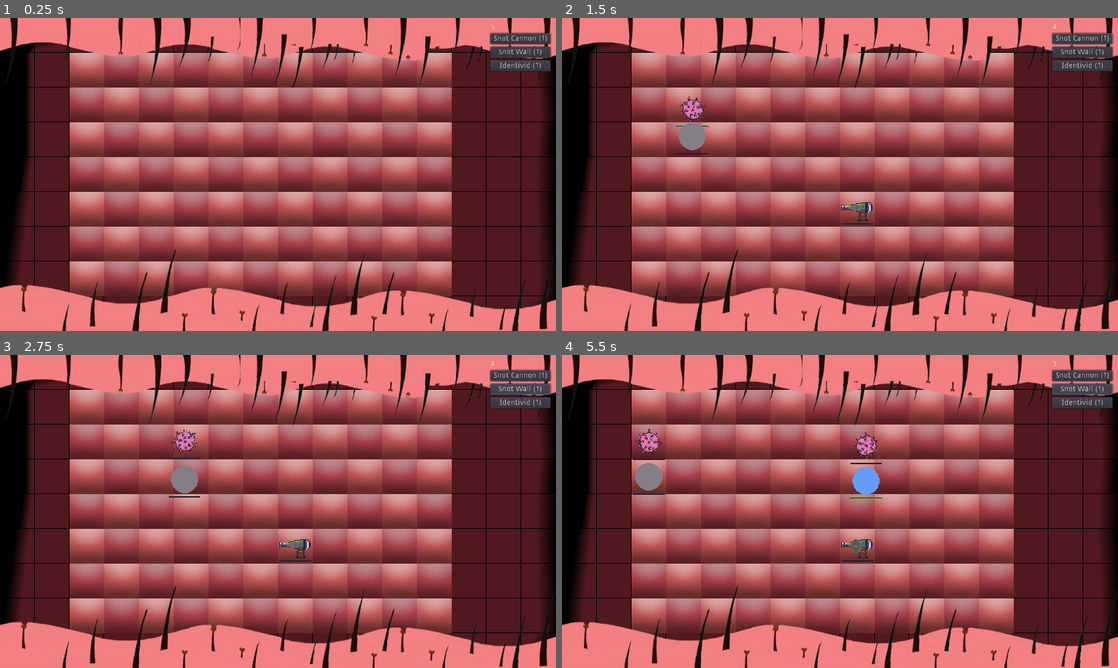
Above: before the commit, frames 1-4 (two rows, left to right).
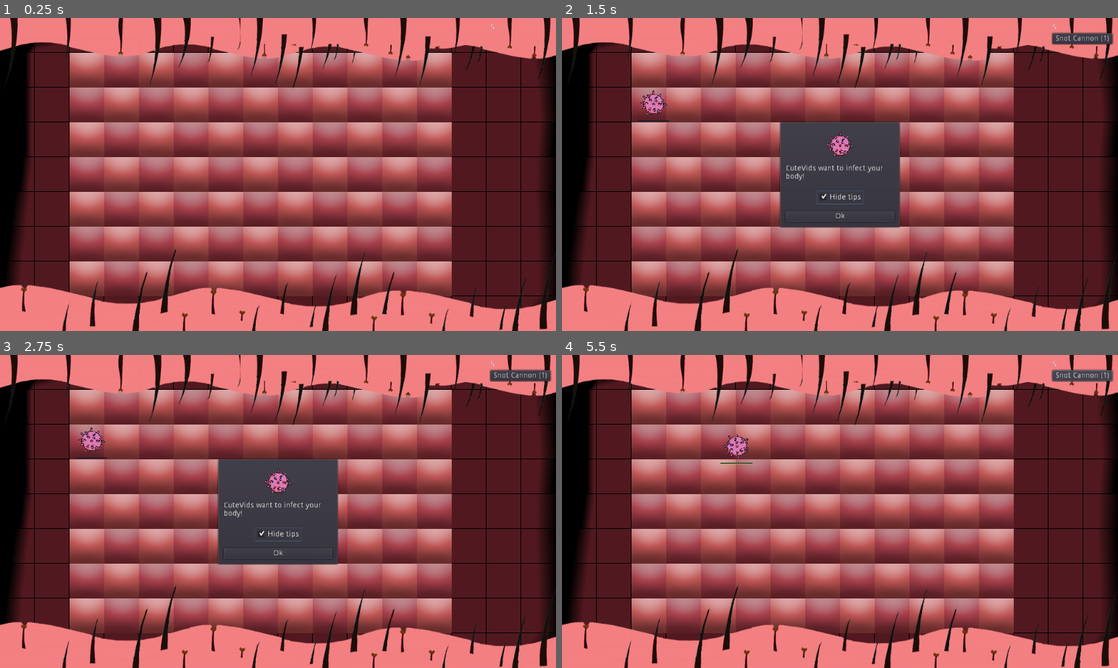
Above: after the commit, the same moments.

Repository: TeamKebab/GodotWildJam23
Game: Godot game, scene res://src/Main.tscn
The game is run twice, just before and just after one commit, with the same random seed, the same clock (stepped at 60 frames per second) and the same inputs.
Inputs (mouse positions are in pixels of both pictures, inside the frame that each line leads up to):
- Up to frame 1 (0.25 s): no input
- Up to frame 2 (1.5 s): click (1084, 39) at 0.5 s, where only the run before the commit has a clickable "Snot Cannon (1)"; click (840, 196) at 1.25 s, where only the run after the commit has a clickable "Hide tips"
- Up to frame 3 (2.75 s): click (522, 389) at 2 s, where only the run before the commit has a clickable "Snot Wall (1)"
- Up to frame 4 (5.5 s): click (1084, 401) at 2.75 s, where only the run before the commit has a clickable "Identivid (1)"; click (840, 552) at 3.5 s, where only the run after the commit has a clickable "Ok"; click "Snot Cannon (1)" at 4.25 s; click "Snot Wall (1)" (after the commit: "Snot Cannon (1)") at 5 s

The runs differ from the first frame. In frame 1, 1.3% of the frame differs, in the area x 88-100%, y 4-18%; in frame 2, 8.9%, in the area x 13-100%, y 2-68%; in frame 3, 8.9%; in frame 4, 2.5%.

Commit message:
tutorial

Diff:
--- a/src/AntiBodies.gd
+++ b/src/AntiBodies.gd
@@ -1,10 +1,6 @@
 extends Node2D
 
 
-func _ready():
-	Player.connect("game_over", self, "_on_game_over")
-
-
-func _on_game_over() -> void:
+func restart()-> void:
 	for defense in get_children():
 		defense.queue_free()
--- a/src/Defenses.gd
+++ b/src/Defenses.gd
@@ -1,10 +1,6 @@
 extends YSort
 
 
-func _ready():
-	Player.connect("game_over", self, "_on_game_over")
-
-
-func _on_game_over() -> void:
-	for defense in get_children():
-		defense.queue_free()
+func restart()-> void:
+	for antibodies in get_children():
+		antibodies.queue_free()
--- a/src/GUI.gd
+++ b/src/GUI.gd
@@ -1,19 +1,50 @@
 extends Node
+
+
+enum Defense {
+	SNOT_CANNON,
+	SNOT_WALL,
+	HAIR,
+	IDENTIVID,
+	DOUBLE_CANNON
+}
 
 
 var buying_defense : Area2D = null
 
 
+onready var game = find_parent("Game")
+onready var grid : Grid = game.find_node("Grid")
+onready var defense_container : Node2D = game.find_node("Defenses")
 onready var button_container : Container = find_node("ButtonContainer")
-onready var defense_container : Node2D = find_parent("Game").find_node("Defenses")
-onready var grid : Grid = find_parent("Game").find_node("Grid")
 onready var game_over_panel : Control = find_node("GameOverPanel")
+onready var tutorial: Control = find_node("Tutorial")
+
+
+onready var buttons = {
+	Defense.SNOT_CANNON : button_container.find_node("CannonButton"),
+	Defense.SNOT_WALL : button_container.find_node("WallButton"),
+	Defense.IDENTIVID : button_container.find_node("IdentividButton"),
+}
 
 func _ready() -> void:
 	Player.connect("game_over", self, "_on_game_over")
 	for node in button_container.get_children():
 		if node is BuyButton:
 			node.connect("pressed", self, "_on_BuyButton_pressed", [node])
+
+
+func show_button(defense):
+	buttons[defense].show()
+
+
+func show_tooltip(Tooltip):
+	if not Player.show_tips:
+		return
+
+	var tooltip = Tooltip.instance()
+	tutorial.add_child(tooltip)
+	get_tree().paused = true
 
 
 func _on_BuyButton_pressed(button : BuyButton) -> void:
@@ -56,4 +87,9 @@
 
 func _on_RestartButton_pressed():
 	game_over_panel.hide()
-	Player.restart()
+
+	for node in button_container.get_children():
+		if node is BuyButton:
+			node.hide()
+
+	game.restart()
--- /dev/null
+++ b/src/Main.gd
@@ -0,0 +1,235 @@
+extends Node
+
+enum Virus {
+	CUTEVID,
+	OGREVID,
+	GHOSTVID,
+	FIREVID,
+	FLYVID,
+	QUEENVID,
+}
+
+enum Defense {
+	SNOT_CANNON,
+	SNOT_WALL,
+	HAIR,
+	IDENTIVID,
+	DOUBLE_CANNON
+}
+
+
+const WAVES = [
+	{
+		"wait": 0.5,
+		"times": 1,
+		"virus":[
+			{
+				"type": Virus.CUTEVID,
+				"row": 1
+			}
+		]
+	},
+	{
+		"wait": 0.1,
+		"tooltip": preload("res://src/gui/tutorial/CuteVid.tscn")
+	},
+	{
+		"gui": Defense.SNOT_CANNON
+	},
+	{
+		"wait": 0.1,
+		"tooltip": preload("res://src/gui/tutorial/Antibodies1.tscn")
+	},
+	{
+		"wait": 0.1,
+		"tooltip": preload("res://src/gui/tutorial/SnotCannon.tscn")
+	},
+	{
+		"wait": 6,
+		"tooltip": preload("res://src/gui/tutorial/Antibodies2.tscn")
+	},
+	{
+		"gui": Defense.SNOT_WALL
+	},
+	{
+		"gui": Defense.IDENTIVID
+	},
+	{
+		"wait": 1,
+		"spots" : {
+			"min_cooldown": 10,
+			"max_cooldown": 20,
+			"heal_time": 10
+		}
+	},
+	{
+		"wait": 5,
+		"times": 1,
+		"virus":[
+			{
+				"type": Virus.CUTEVID,
+				"row": 1
+			},
+			{
+				"type": Virus.GHOSTVID,
+				"row": 2
+			}
+		]
+	},
+	{
+		"wait": 5,
+		"times": 2,
+		"virus":[
+			Virus.CUTEVID,
+		]
+	}
+]
+
+# WAVE REFERENCE
+var wave_reference = [
+	# enable a button (immediately)
+	{
+		"gui": Defense.SNOT_WALL
+	},
+	# spawn some viruses (specific row)
+	{
+		"wait": 0.5,# wait 0.5 seconds before spawning
+		"times": 1, # repeat this wave 1 time
+		"virus":[
+			{
+				"type": Virus.CUTEVID,
+				"row": 1
+			},
+			{
+				"type": Virus.CUTEVID,
+				"row": 2
+			}
+		]
+	},
+	# spawn some viruses (random rows)
+	{
+		"wait": 5,  # wait 5 seconds before spawning
+		"times": 2, # repeat this wave 2 times
+		"virus":[
+			Virus.CUTEVID,
+			Virus.CUTEVID,
+		]
+	},
+	# show a tooltip and pause
+	{
+		"wait": 0.1,# wait 0.1 seconds before showing the tooltip
+		"tooltip": preload("res://src/gui/tutorial/CuteVid.tscn")
+	},
+	# start spawning spots
+	{
+		"wait": 1, 				# wait 1 second before starting the spot spawner
+		"spots" : {
+			"min_cooldown": 10, # minimum seconds before spawning a new spot (optional)
+			"max_cooldown": 20, # maximum seconds before spawning a new spot (optional)
+			"heal_time": 10		# stop heal time (optional)
+		}
+	},
+	# spawn some spots
+	{
+		"wait": 0.5,# wait 0.5 seconds before spawning the spots
+		"spots": [
+			{
+				"x": 0, 		# spawn at this column
+				"y": 0, 		# spawn at this row
+				"heal_time": 10 # time to heal (optional)
+			}
+		]
+	},
+]
+
+var waves_left = []
+
+
+onready var gui = $GUI
+onready var spot_spawner = $SpotSpawner
+onready var wave_spawner = $WaveSpawner
+onready var antibodies = $AntiBodies
+onready var defenses = $Defenses
+
+onready var timer : Timer = $Timer
+
+
+func _ready() -> void:
+	Player.connect("game_over", self, "_on_game_over")
+	Player.connect("restart", self, "_on_restart")
+
+	timer.connect("timeout", self, "_on_Timer_timeout")
+	wave_spawner.connect("virus_destroyed", self, "_on_wave_destroyed")
+	restart()
+
+
+func restart() -> void:
+	Player.restart()
+
+	defenses.restart()
+	antibodies.restart()
+	wave_spawner.restart()
+	spot_spawner.restart()
+
+	waves_left = WAVES.duplicate(true)
+	_setup_wavelet(waves_left[0])
+
+	get_tree().set_deferred("paused", false)
+
+
+func _on_game_over() -> void:
+	timer.stop()
+	get_tree().paused = true
+
+
+func _on_wave_destroyed() -> void:
+	if waves_left.empty():
+		Player.game_over()
+
+
+func _on_Timer_timeout():
+	var wave = waves_left[0]
+	_trigger_wave(wave)
+
+
+func _trigger_wave(wave):
+	if "times" in wave and wave.times > 1:
+		wave.times -= 1
+	else:
+		waves_left.remove(0)
+
+	_spawn_wavelet(wave)
+
+	if not waves_left.empty():
+		_setup_wavelet(waves_left[0])
+
+
+func _setup_wavelet(wave):
+	if "wait" in wave:
+		timer.start(wave.wait)
+	else:
+		_trigger_wave(wave)
+
+
+func _spawn_wavelet(wave):
+	if "virus" in wave:
+		wave_spawner.spawn_virus(wave.virus)
+
+	if "spots" in wave:
+		if wave.spots is Array:
+			spot_spawner.spawn(wave.spots)
+		else:
+			if "min_cooldown" in wave.spots:
+				spot_spawner.min_seconds = wave.spots.min_cooldown
+			if "max_cooldown" in wave.spots:
+				spot_spawner.max_seconds = wave.spots.max_cooldown
+			if "heal_time" in wave.spots:
+				spot_spawner.heal_time = wave.spots.heal_time
+
+			spot_spawner.start()
+
+	if "gui" in wave:
+		gui.show_button(wave.gui)
+
+	if "tooltip" in wave:
+		gui.show_tooltip(wave.tooltip)
--- a/src/Main.tscn
+++ b/src/Main.tscn
@@ -15,8 +15,13 @@
 [ext_resource path="res://src/entities/defenses/IdentividPlaceholder.tscn" type="PackedScene" id=13]
 [ext_resource path="res://src/entities/defenses/SnotWallPlaceholder.tscn" type="PackedScene" id=14]
 [ext_resource path="res://assets/music/vids_1.ogg" type="AudioStream" id=15]
+[ext_resource path="res://src/Main.gd" type="Script" id=16]
 
 [node name="Game" type="Node"]
+script = ExtResource( 16 )
+
+[node name="Timer" type="Timer" parent="."]
+one_shot = true
 
 [node name="AudioStreamPlayer2D" type="AudioStreamPlayer2D" parent="."]
 position = Vector2( 512, 288 )
@@ -49,13 +54,8 @@
 [node name="Defenses" type="YSort" parent="."]
 script = ExtResource( 11 )
 
-[node name="WaveSpawner" type="Node2D" parent="."]
+[node name="WaveSpawner" type="YSort" parent="."]
 script = ExtResource( 1 )
-
-[node name="Virus" type="YSort" parent="WaveSpawner"]
-
-[node name="Timer" type="Timer" parent="WaveSpawner"]
-one_shot = true
 
 [node name="Top" type="TextureRect" parent="."]
 anchor_right = 1.0
@@ -112,28 +112,36 @@
 [node name="ButtonContainer" type="VBoxContainer" parent="GUI/ToolBar/VBoxContainer"]
 margin_top = 18.0
 margin_right = 111.0
-margin_bottom = 88.0
+margin_bottom = 18.0
 size_flags_horizontal = 3
 custom_constants/separation = 5
 
 [node name="CannonButton" parent="GUI/ToolBar/VBoxContainer/ButtonContainer" instance=ExtResource( 7 )]
+visible = false
 margin_right = 111.0
 text = "Snot Cannon (1)"
 placeholder_type = ExtResource( 8 )
 
 [node name="WallButton" parent="GUI/ToolBar/VBoxContainer/ButtonContainer" instance=ExtResource( 7 )]
-margin_top = 25.0
+visible = false
 margin_right = 111.0
-margin_bottom = 45.0
 text = "Snot Wall (1)"
 placeholder_type = ExtResource( 14 )
 
 [node name="IdentividButton" parent="GUI/ToolBar/VBoxContainer/ButtonContainer" instance=ExtResource( 7 )]
-margin_top = 50.0
+visible = false
 margin_right = 111.0
-margin_bottom = 70.0
 text = "Identivid (1)"
 placeholder_type = ExtResource( 13 )
+
+[node name="Tutorial" type="Control" parent="GUI"]
+pause_mode = 2
+anchor_right = 1.0
+anchor_bottom = 1.0
+mouse_filter = 2
+__meta__ = {
+"_edit_use_anchors_": false
+}
 
 [node name="GameOverPanel" type="PanelContainer" parent="GUI"]
 pause_mode = 2
--- a/src/Player.gd
+++ b/src/Player.gd
@@ -1,7 +1,6 @@
 extends Node
 
 signal game_over
-signal restart
 signal antibodies_changed(new_antibodies)
 
 const ANTIBODIES = 5
@@ -9,6 +8,7 @@
 
 var antibodies: int = ANTIBODIES setget set_antibodies
 var multiplier: float = MULTIPLIER
+var show_tips: bool = true
 
 var rng = RandomNumberGenerator.new()
 
@@ -34,12 +34,8 @@
 
 func game_over() -> void:
 	emit_signal("game_over")
-	get_tree().paused = true
 
 
 func restart() -> void:
 	set_antibodies(ANTIBODIES)
 	multiplier = MULTIPLIER
-
-	get_tree().paused = false
-	emit_signal("restart")
--- a/src/SpotSpawner.gd
+++ b/src/SpotSpawner.gd
@@ -6,6 +6,7 @@
 
 export var min_seconds : int = 10
 export var max_seconds : int = 20
+export var heal_time : int = 30
 
 
 onready var grid : Grid = find_parent("Game").find_node("Grid")
@@ -15,20 +16,17 @@
 
 func _ready() -> void:
 	timer.connect("timeout", self, "_on_Timer_timeout")
-	Player.connect("game_over", self, "_on_game_over")
-	Player.connect("restart", self, "_on_restart")
 
+
+func start() -> void:
 	timer.start(rand_range (min_seconds, max_seconds))
 
-func _on_game_over() -> void:
+
+func restart() -> void:
 	timer.stop()
 
 	for spot in container.get_children():
 		spot.queue_free()
-
-
-func _on_restart() -> void:
-	timer.start(rand_range (min_seconds, max_seconds))
 
 
 func _on_Timer_timeout() -> void:
@@ -36,8 +34,29 @@
 	timer.start(rand_range (min_seconds, max_seconds))
 
 
+func spawn(spots: Array):
+	for options in spots:
+		var cell = Vector2(options.x, options.y)
+
+		var spot = SoreSpot.instance()
+		spot.hide()
+		container.add_child(spot)
+
+		if "heal_time" in options:
+			spot.duration = options.heal_time
+
+		var position = grid.grid_to_world(cell)
+		spot.global_position = position
+
+		if _can_place(spot):
+			spot.show()
+		else:
+			spot.queue_free()
+
+
 func _spawn() -> void:
 	var spot = SoreSpot.instance()
+	spot.duration = heal_time
 	spot.hide()
 	container.add_child(spot)
 
--- a/src/WaveSpawner.gd
+++ b/src/WaveSpawner.gd
@@ -1,9 +1,16 @@
 extends Node2D
+
+
+signal virus_destroyed
+
 
 enum Virus {
 	CUTEVID,
 	OGREVID,
 	GHOSTVID,
+	FIREVID,
+	FLYVID,
+	QUEENVID,
 }
 
 const VIRUS = {
@@ -12,108 +19,38 @@
 	Virus.GHOSTVID : preload("res://src/entities/virus/Ghostvid.tscn"),
 }
 
-const WAVES = [
-	{
-		"wait": 0.5,
-		"times": 1,
-		"virus":[
-			{
-				"type": Virus.CUTEVID,
-				"row": 1
-			},
-			{
-				"type": Virus.GHOSTVID,
-				"row": 2
-			}
-		]
-	},
-	{
-		"wait": 5,
-		"times": 1,
-		"virus":[
-			{
-				"type": Virus.CUTEVID,
-				"row": 1
-			},
-			{
-				"type": Virus.GHOSTVID,
-				"row": 2
-			}
-		]
-	},
-	{
-		"wait": 5,
-		"times": 2,
-		"virus":[
-			Virus.CUTEVID,
-		]
-	}
-]
-
-var waves_left = []
 
 onready var grid : Grid = find_parent("Game").find_node("Grid")
-onready var container: YSort = $Virus
-onready var timer: Timer = $Timer
 
 
 func _ready() -> void:
 	Player.connect("game_over", self, "_on_game_over")
-	Player.connect("restart", self, "_on_restart")
-
-	timer.connect("timeout", self, "_on_Timer_timeout")
-
-	restart()
-
-
-func _on_game_over() -> void:
-	timer.stop()
-
-	for virus in container.get_children():
-		virus.queue_free()
-
-
-func _on_restart() -> void:
-	restart()
 
 
 func restart() -> void:
-	waves_left = WAVES.duplicate(true)
-	timer.start(waves_left[0].wait)
+	for virus in get_children():
+		virus.queue_free()
 
 
 func _on_virus_destroyed(hurtbox) -> void:
 	var virus = hurtbox.get_parent()
 
-	container.remove_child(virus)
+	remove_child(virus)
 
-	if waves_left.empty():
-		var children_left = container.get_child_count()
+	emit_signal("virus_destroyed", virus)
 
-		if children_left == 0:
-			Player.game_over()
+	var children_left = get_child_count()
+
+	if children_left == 0:
+		emit_signal("virus_destroyed")
 
 
-func _on_Timer_timeout():
-	var wave = waves_left[0]
-
-	if "times" in wave and wave.times > 1:
-		wave.times -= 1
-	else:
-		waves_left.remove(0)
-
-	_spawn_wavelet(wave)
-
-	if not waves_left.empty():
-		timer.start(waves_left[0].wait)
-
-
-func _spawn_wavelet(wave):
-	assert(wave.virus.size() <= int(grid.size.y))
+func spawn_virus(viruses):
+	assert(viruses.size() <= int(grid.size.y))
 
 	var possible_rows = _get_possible_rows()
 
-	for virus in wave.virus:
+	for virus in viruses:
 		var virus_type = -1
 		var virus_row = -1
 
@@ -137,7 +74,7 @@
 	virus.global_position = grid.grid_to_world(Vector2(0, row))
 	virus.win_x = grid.grid_to_world(grid.size).x
 
-	container.add_child(virus)
+	add_child(virus)
 	virus.connect("destroyed", self, "_on_virus_destroyed")
 
 
--- /dev/null
+++ b/src/gui/Tooltip.gd
@@ -0,0 +1,48 @@
+tool
+extends PanelContainer
+
+
+export(Texture) var texture setget _set_texture
+export(String) var text setget _set_text
+
+
+onready var image : TextureRect = find_node("TextureRect")
+onready var label : RichTextLabel = find_node("RichTextLabel")
+
+
+func _ready() -> void:
+	if image != null:
+		image.texture = texture
+	if label != null:
+		label.bbcode_text = text
+
+	anchor_left = 0.5
+	anchor_right = 0.5
+	anchor_top = 0.5
+	anchor_bottom = 0.5
+	var size = get_size()
+	margin_left = -size.x / 2
+	margin_right = -size.x / 2
+	margin_top = -size.y / 2
+	margin_bottom = -size.y / 2
+
+
+func _on_CheckBox_toggled(button_pressed):
+	Player.show_tips = not button_pressed
+
+
+func _set_texture(value):
+	texture = value
+	if image != null:
+		image.texture = texture
+
+
+func _set_text(value):
+	text = value
+	if label != null:
+		label.bbcode_text = text
+
+
+func _on_Button_pressed():
+	queue_free()
+	get_tree().set_deferred("paused", false)
--- /dev/null
+++ b/src/gui/Tooltip.tscn
@@ -0,0 +1,79 @@
+[gd_scene load_steps=2 format=2]
+
+[ext_resource path="res://src/gui/Tooltip.gd" type="Script" id=2]
+
+[node name="Tooltip" type="PanelContainer"]
+anchor_left = 0.5
+anchor_top = 0.5
+anchor_right = 0.5
+anchor_bottom = 0.5
+margin_left = -112.0
+margin_top = -59.0
+margin_right = 112.0
+margin_bottom = 59.0
+size_flags_horizontal = 3
+script = ExtResource( 2 )
+__meta__ = {
+"_edit_use_anchors_": false
+}
+
+[node name="MarginContainer" type="MarginContainer" parent="."]
+margin_left = 7.0
+margin_top = 7.0
+margin_right = 217.0
+margin_bottom = 111.0
+custom_constants/margin_right = 5
+custom_constants/margin_top = 5
+custom_constants/margin_left = 5
+custom_constants/margin_bottom = 5
+
+[node name="VBoxContainer" type="VBoxContainer" parent="MarginContainer"]
+margin_left = 5.0
+margin_top = 5.0
+margin_right = 205.0
+margin_bottom = 99.0
+
+[node name="TextureRect" type="TextureRect" parent="MarginContainer/VBoxContainer"]
+margin_left = 100.0
+margin_right = 100.0
+size_flags_horizontal = 4
+size_flags_vertical = 4
+
+[node name="RichTextLabel" type="RichTextLabel" parent="MarginContainer/VBoxContainer"]
+margin_top = 4.0
+margin_right = 200.0
+margin_bottom = 19.0
+rect_min_size = Vector2( 200, 0 )
+size_flags_horizontal = 3
+size_flags_vertical = 3
+bbcode_enabled = true
+fit_content_height = true
+scroll_active = false
+
+[node name="Space1" type="MarginContainer" parent="MarginContainer/VBoxContainer"]
+margin_top = 23.0
+margin_right = 200.0
+margin_bottom = 33.0
+custom_constants/margin_top = 10
+
+[node name="CheckBox" type="CheckBox" parent="MarginContainer/VBoxContainer"]
+margin_left = 57.0
+margin_top = 37.0
+margin_right = 143.0
+margin_bottom = 61.0
+size_flags_horizontal = 4
+text = "Hide tips"
+
+[node name="Space2" type="MarginContainer" parent="MarginContainer/VBoxContainer"]
+margin_top = 65.0
+margin_right = 200.0
+margin_bottom = 70.0
+custom_constants/margin_top = 5
+
+[node name="Button" type="Button" parent="MarginContainer/VBoxContainer"]
+margin_top = 74.0
+margin_right = 200.0
+margin_bottom = 94.0
+text = "Ok"
+[connection signal="toggled" from="MarginContainer/VBoxContainer/CheckBox" to="." method="_on_CheckBox_toggled"]
+[connection signal="pressed" from="MarginContainer/VBoxContainer/Button" to="." method="_on_Button_pressed"]
--- /dev/null
+++ b/src/gui/tutorial/Antibodies1.tscn
@@ -0,0 +1,35 @@
+[gd_scene load_steps=3 format=2]
+
+[ext_resource path="res://src/gui/Tooltip.tscn" type="PackedScene" id=1]
+[ext_resource path="res://assets/sprites/antibodies.png" type="Texture" id=2]
+
+[node name="Tooltip" instance=ExtResource( 1 )]
+texture = ExtResource( 2 )
+text = "These are your available antibodies. They can be used to buy defenses."
+
+[node name="MarginContainer" parent="." index="0"]
+margin_bottom = 173.0
+
+[node name="VBoxContainer" parent="MarginContainer" index="0"]
+margin_bottom = 161.0
+
+[node name="RichTextLabel" parent="MarginContainer/VBoxContainer" index="1"]
+margin_bottom = 81.0
+bbcode_text = "These are your available antibodies. They can be used to buy defenses."
+text = "These are your available antibodies. They can be used to buy defenses."
+
+[node name="Space1" parent="MarginContainer/VBoxContainer" index="2"]
+margin_top = 85.0
+margin_bottom = 95.0
+
+[node name="CheckBox" parent="MarginContainer/VBoxContainer" index="3"]
+margin_top = 99.0
+margin_bottom = 123.0
+
+[node name="Space2" parent="MarginContainer/VBoxContainer" index="4"]
+margin_top = 127.0
+margin_bottom = 132.0
+
+[node name="Button" parent="MarginContainer/VBoxContainer" index="5"]
+margin_top = 136.0
+margin_bottom = 156.0
--- /dev/null
+++ b/src/gui/tutorial/Antibodies2.tscn
@@ -0,0 +1,35 @@
+[gd_scene load_steps=3 format=2]
+
+[ext_resource path="res://src/gui/Tooltip.tscn" type="PackedScene" id=1]
+[ext_resource path="res://assets/sprites/antibodies.png" type="Texture" id=2]
+
+[node name="Tooltip" instance=ExtResource( 1 )]
+texture = ExtResource( 2 )
+text = "Destroyed virus leave antibodies behind. Collect them to  buy more defenses."
+
+[node name="MarginContainer" parent="." index="0"]
+margin_bottom = 173.0
+
+[node name="VBoxContainer" parent="MarginContainer" index="0"]
+margin_bottom = 161.0
+
+[node name="RichTextLabel" parent="MarginContainer/VBoxContainer" index="1"]
+margin_bottom = 81.0
+bbcode_text = "Destroyed virus leave antibodies behind. Collect them to  buy more defenses."
+text = "Destroyed virus leave antibodies behind. Collect them to  buy more defenses."
+
+[node name="Space1" parent="MarginContainer/VBoxContainer" index="2"]
+margin_top = 85.0
+margin_bottom = 95.0
+
+[node name="CheckBox" parent="MarginContainer/VBoxContainer" index="3"]
+margin_top = 99.0
+margin_bottom = 123.0
+
+[node name="Space2" parent="MarginContainer/VBoxContainer" index="4"]
+margin_top = 127.0
+margin_bottom = 132.0
+
+[node name="Button" parent="MarginContainer/VBoxContainer" index="5"]
+margin_top = 136.0
+margin_bottom = 156.0
--- /dev/null
+++ b/src/gui/tutorial/CuteVid.tscn
@@ -0,0 +1,46 @@
+[gd_scene load_steps=4 format=2]
+
+[ext_resource path="res://src/gui/Tooltip.tscn" type="PackedScene" id=1]
+[ext_resource path="res://assets/sprites/virus.png" type="Texture" id=2]
+
+[sub_resource type="AtlasTexture" id=1]
+atlas = ExtResource( 2 )
+region = Rect2( 0, 0, 64, 64 )
+
+[node name="Tooltip" instance=ExtResource( 1 )]
+texture = SubResource( 1 )
+text = "CuteVids want to infect your body!"
+
+[node name="MarginContainer" parent="." index="0"]
+margin_bottom = 190.0
+
+[node name="VBoxContainer" parent="MarginContainer" index="0"]
+margin_bottom = 178.0
+
+[node name="TextureRect" parent="MarginContainer/VBoxContainer" index="0"]
+margin_left = 68.0
+margin_right = 132.0
+margin_bottom = 64.0
+texture = SubResource( 1 )
+
+[node name="RichTextLabel" parent="MarginContainer/VBoxContainer" index="1"]
+margin_top = 68.0
+margin_bottom = 98.0
+bbcode_text = "CuteVids want to infect your body!"
+text = "CuteVids want to infect your body!"
+
+[node name="Space1" parent="MarginContainer/VBoxContainer" index="2"]
+margin_top = 102.0
+margin_bottom = 112.0
+
+[node name="CheckBox" parent="MarginContainer/VBoxContainer" index="3"]
+margin_top = 116.0
+margin_bottom = 140.0
+
+[node name="Space2" parent="MarginContainer/VBoxContainer" index="4"]
+margin_top = 144.0
+margin_bottom = 149.0
+
+[node name="Button" parent="MarginContainer/VBoxContainer" index="5"]
+margin_top = 153.0
+margin_bottom = 173.0
--- /dev/null
+++ b/src/gui/tutorial/SnotCannon.tscn
@@ -0,0 +1,48 @@
+[gd_scene load_steps=4 format=2]
+
+[ext_resource path="res://src/gui/Tooltip.tscn" type="PackedScene" id=1]
+[ext_resource path="res://assets/sprites/cannon-animation.png" type="Texture" id=2]
+
+[sub_resource type="AtlasTexture" id=1]
+atlas = ExtResource( 2 )
+region = Rect2( 448, 0, 64, 64 )
+
+[node name="Tooltip" instance=ExtResource( 1 )]
+margin_right = -112.0
+margin_bottom = -59.0
+texture = SubResource( 1 )
+text = "Place a snot cannon in the grid to shot at the virus"
+
+[node name="MarginContainer" parent="." index="0"]
+margin_bottom = 190.0
+
+[node name="VBoxContainer" parent="MarginContainer" index="0"]
+margin_bottom = 178.0
+
+[node name="TextureRect" parent="MarginContainer/VBoxContainer" index="0"]
+margin_left = 68.0
+margin_right = 132.0
+margin_bottom = 64.0
+texture = SubResource( 1 )
+
+[node name="RichTextLabel" parent="MarginContainer/VBoxContainer" index="1"]
+margin_top = 68.0
+margin_bottom = 98.0
+bbcode_text = "Place a snot cannon in the grid to shot at the virus"
+text = "Place a snot cannon in the grid to shot at the virus"
+
+[node name="Space1" parent="MarginContainer/VBoxContainer" index="2"]
+margin_top = 102.0
+margin_bottom = 112.0
+
+[node name="CheckBox" parent="MarginContainer/VBoxContainer" index="3"]
+margin_top = 116.0
+margin_bottom = 140.0
+
+[node name="Space2" parent="MarginContainer/VBoxContainer" index="4"]
+margin_top = 144.0
+margin_bottom = 149.0
+
+[node name="Button" parent="MarginContainer/VBoxContainer" index="5"]
+margin_top = 153.0
+margin_bottom = 173.0
Not shown: 1 places in src/Main.tscn that only renumber resources
